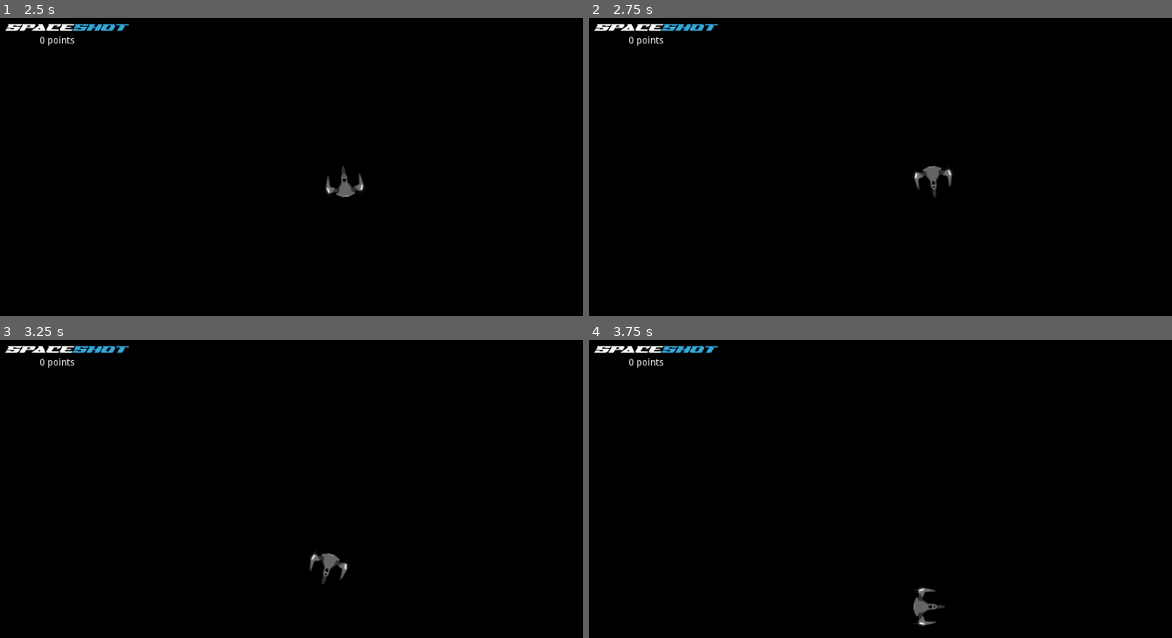
Above: before the commit, frames 1-4 (two rows, left to right).
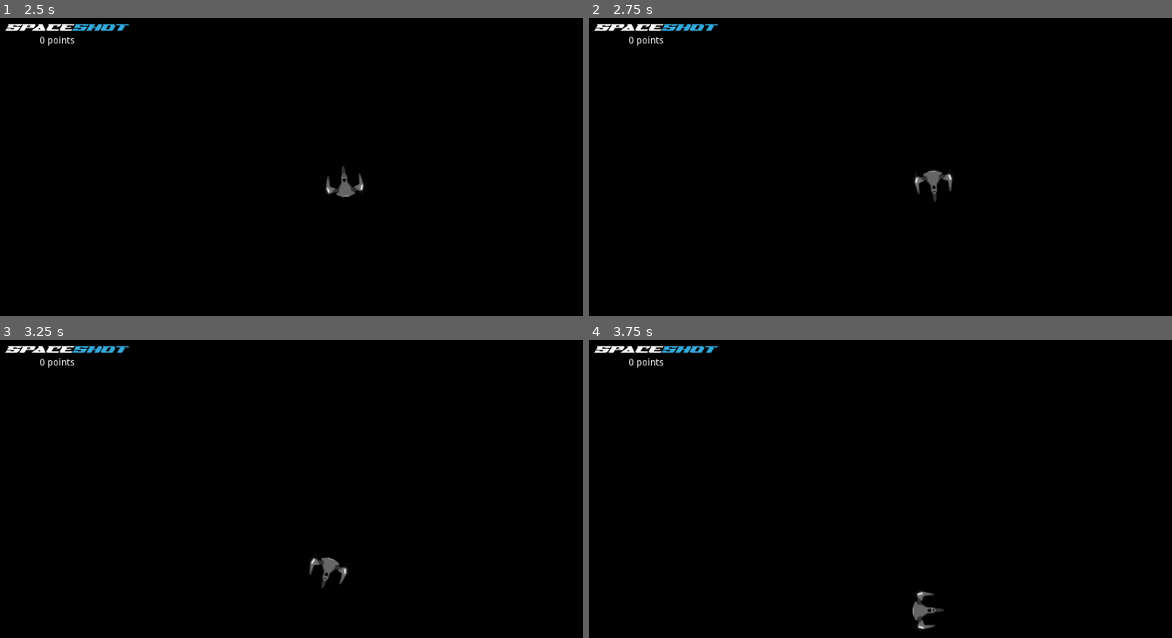
Above: after the commit, the same moments.

Repository: christolord3/Jeux-2D-A2020-Devoirs
Game: Godot game, scene res://scenes/Main.tscn
Two runs of this game, one before a commit and one after it. Both use one fixed random seed, a clock stepped at 60 frames per second and the inputs below.
Inputs (mouse positions are in pixels of both pictures, inside the frame that each line leads up to):
- Up to frame 1 (2.5 s): tap Enter at 0.5 s; move the mouse to (501, 199) at 0.52 s; hold W (ui_up) 0.53-1.28 s; click (501, 199) at 0.67 s; tap Space at 1.25 s; move the mouse to (204, 241) at 1.27 s; move the mouse to (343, 187) at 2.02 s; hold W (ui_up) from 2.03 s (still down); click (343, 187) at 2.17 s
- Up to frame 2 (2.75 s): keep holding W (ui_up)
- Up to frame 3 (3.25 s): keep holding W (ui_up); move the mouse to (308, 623) at 2.77 s; click (308, 623) at 2.92 s
- Up to frame 4 (3.75 s): move the mouse to (1142, 605) at 3.52 s; release W (ui_up) at 3.53 s

Frame 1 is identical in both runs. In frame 2, 0.3% of the frame differs, in the area x 55-63%, y 49-62%; in frame 3, 0.3%; in frame 4, 0.3%, in the area x 55-62%, y 83-98%.

Commit message:
Revert "Ajustement au joueur"
This reverts commit 94783407eda75f039b312edaa5bc170da5dcf378.

Diff:
--- a/Devoir 4/JeuSpaceShot/scripts/Joueur.gd
+++ b/Devoir 4/JeuSpaceShot/scripts/Joueur.gd
@@ -27,7 +27,7 @@
 	if avancer:
 		#Si la distance entre la souris et le joueur est plus grand 30 pixels
 		#On bouge selon la vitesse prévue
-		if dir.length() > 30:
+		if dir.length() > 5:
 			vitesse = 200;
 			velocite = Vector2(vitesse, 0).rotated(rotation)
 	else:
@@ -43,7 +43,6 @@
 func teleporter():
 	if position.x <= 10:
 		position.x = 1013;
-		position.rotated(rotation)
 	elif position.x >= 1013:
 		position.x = 10;
 	elif position.y <= 10:
